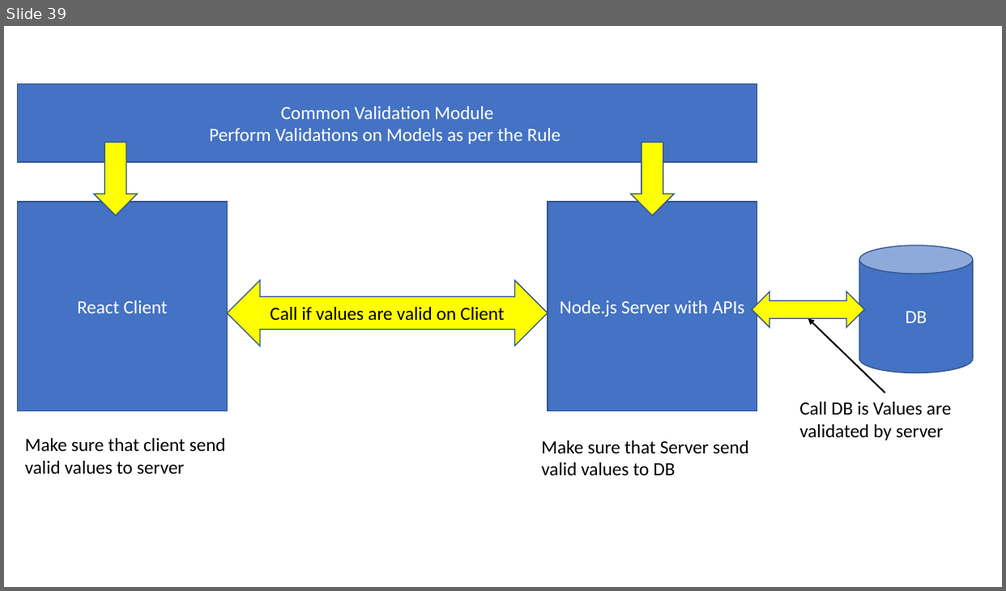
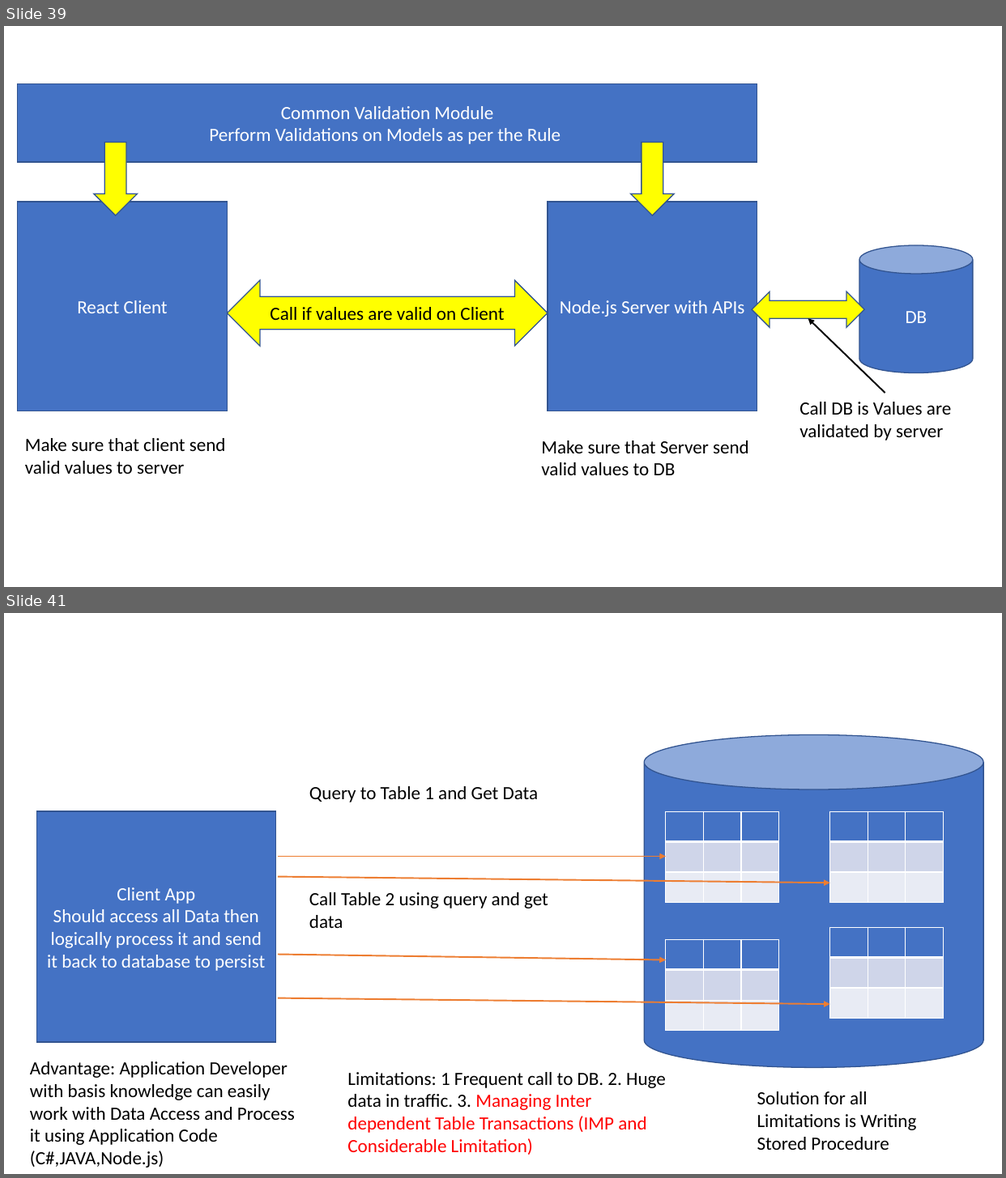
Before and after one commit to maheshsabnis/blazemarch2021, a slide deck: SpotPPTs.pptx. Shown one above the other, each under a label of ours: slide 39 before the commit, slides 39 and 41 after it; the slides between them are not shown. The pictures are 1006x591 and 1006x1178 pixels, drawn with LibreOffice and Linux fonts; fonts in the diff are those of the drawing. Boxes give left, top, right and bottom in pixels: in the first picture for what was removed or moved away, otherwise in the second. Text is boxed around its words. In the diff, an @@ line names an element or a change of style, - is before the commit and + after.

```diff
--- a/SpotPPTs.pptx
+++ b/SpotPPTs.pptx
@@ slide 41 added at <box>4,613,1002,1174</box>, background #FFFFFF @@
@@ cylinder added at <box>644,735,983,1068</box>, fill #4472C4, outline #325491 1 pt @@
@@ text added at <box>309,786,539,803</box>, 18 pt, text #000000 @@
+Query to Table 1 and Get Data
@@ rectangle added at <box>37,811,275,1043</box>, fill #4472C4, outline #325491 1 pt, 18 pt, text #FFFFFF @@
+Client App
+Should access all Data then logically process it and send it back to database to persist
@@ table added at <box>666,811,778,901</box>, 3 rows, 3 columns @@
+ |  | 
+ |  | 
+ |  | 
@@ table added at <box>830,811,943,901</box>, 3 rows, 3 columns @@
+ |  | 
+ |  | 
+ |  | 
@@ arrow added from (278, 856) to (666, 856), #ED7D31 1.5 pt @@
@@ arrow added from (278, 876) to (830, 884), #ED7D31 1.5 pt @@
@@ text added at <box>309,892,548,928</box>, 18 pt, text #000000 @@
+Call Table 2 using query and get data
@@ table added at <box>830,927,943,1017</box>, 3 rows, 3 columns @@
+ |  | 
+ |  | 
+ |  | 
@@ table added at <box>666,939,778,1029</box>, 3 rows, 3 columns @@
+ |  | 
+ |  | 
+ |  | 
@@ arrow added from (278, 954) to (666, 960), #ED7D31 1.5 pt @@
@@ arrow added from (278, 999) to (830, 1004), #ED7D31 1.5 pt @@
@@ text added at <box>30,1062,295,1168</box>, 18 pt, text #000000 @@
+Advantage: Application Developer with basis knowledge can easily work with Data Access and Process it using Application Code (C#,JAVA,Node.js)
@@ text added at <box>347,1072,666,1155</box>, 18 pt, text #FF0000 @@
+Limitations: 1 Frequent call to DB. 2. Huge data in traffic. 3. Managing Inter dependent Table Transactions (IMP and Considerable Limitation)
@@ text added at <box>757,1092,916,1150</box>, 18 pt, text #000000 @@
+Solution for all Limitations is Writing Stored Procedure
```
Also in this commit, not shown: 2 other slides added, 11 other files.
